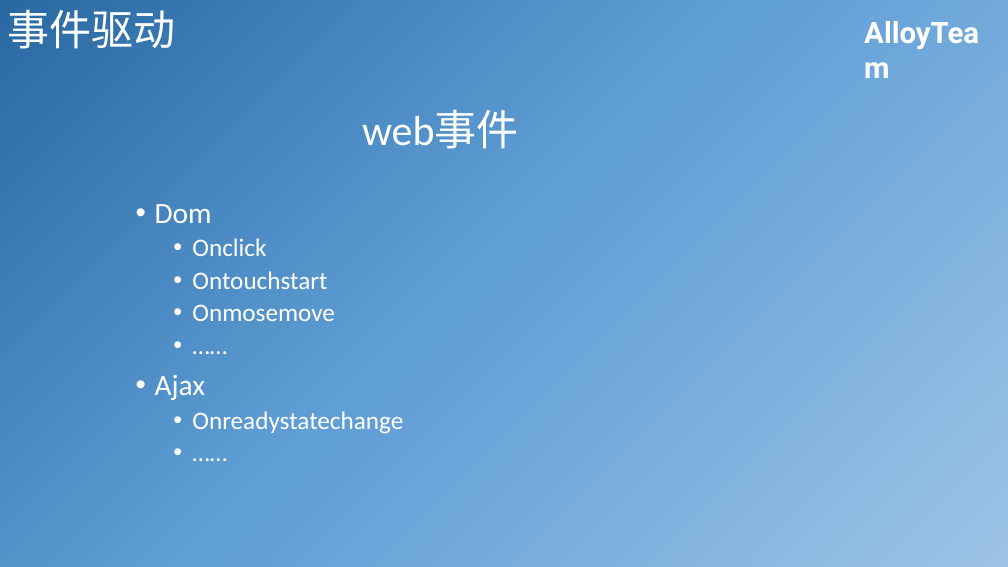
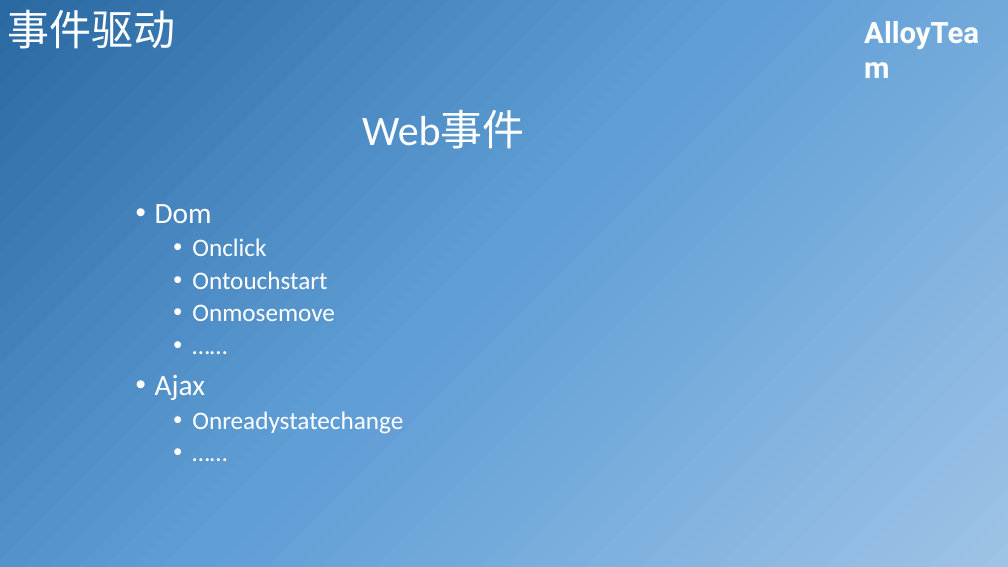
Before and after one commit to JiangJie/ppt, a slide deck: slide 9 of 2015-06/Nodejs基础分享.pptx. Drawn at 1008x567 pixels with LibreOffice and Linux fonts; fonts in the diff are those of the drawing; background and template pictures are left out. Boxes give left, top, right and bottom in pixels: in the first picture for what was removed or moved away, otherwise in the second. Text is boxed around its words. In the diff, an @@ line names an element or a change of style, - is before the commit and + after.

Commit message:
update

```diff
--- a/2015-06/Nodejs基础分享.pptx
+++ b/2015-06/Nodejs基础分享.pptx
@@ text at [362,111,525,149]: text changed @@
-web事件
+Web事件
```
Also in this commit, not shown: 1 other slide changed.
